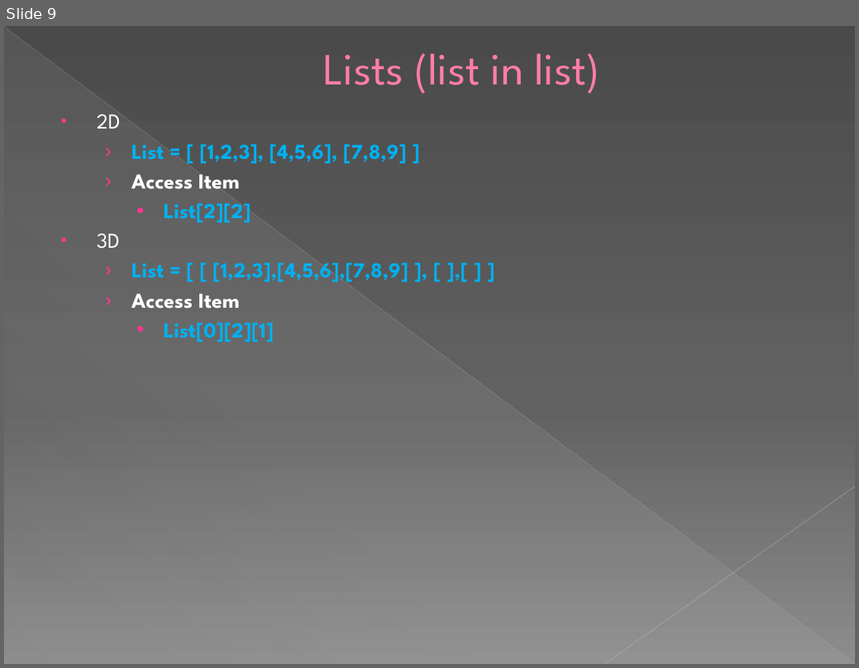
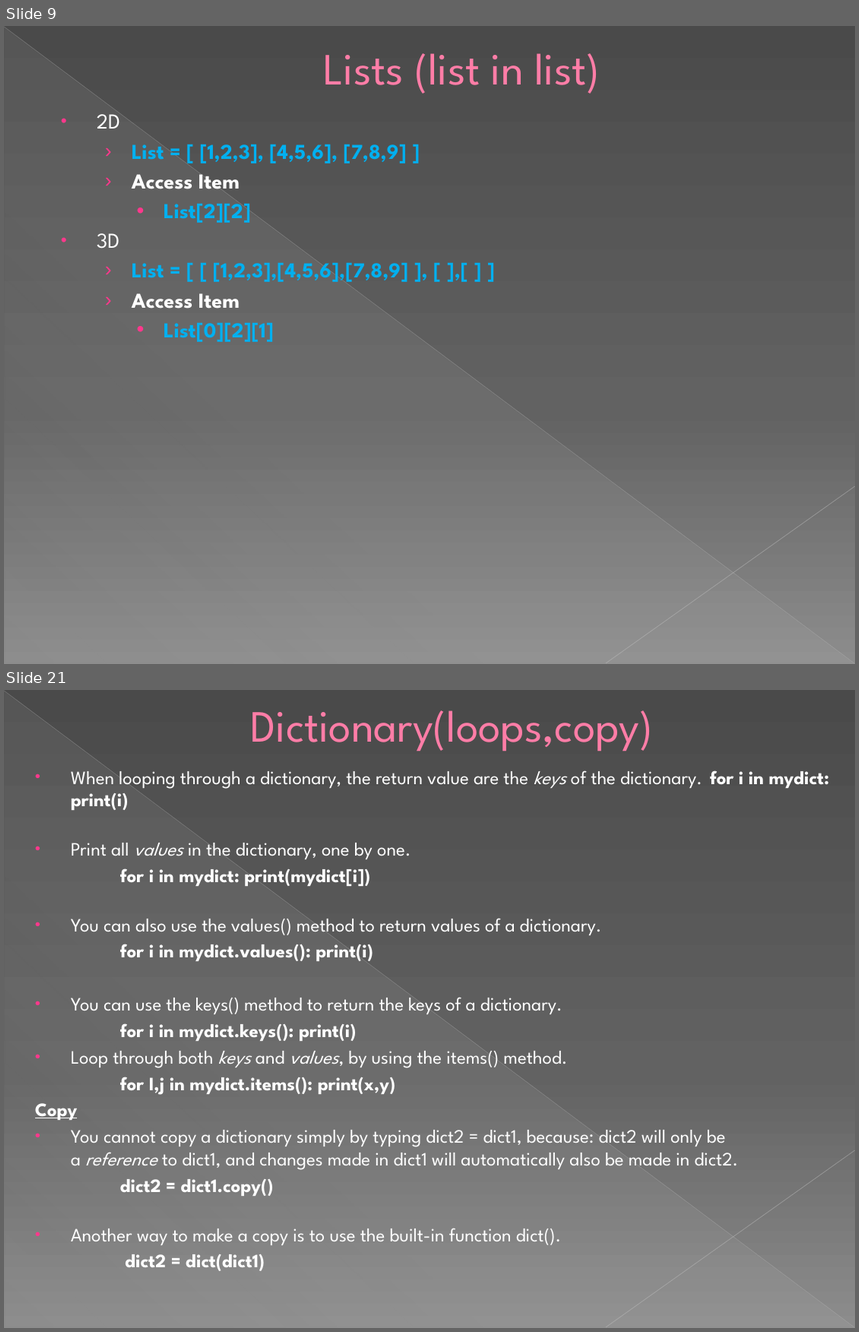
Before and after one commit to AsipiRavi2/pythonforbeginners, a slide deck: module3/Module3.pptx. Shown one above the other, each under a label of ours: slide 9 before the commit, slides 9 and 21 after it; the slides between them are not shown. The pictures are 859x668 and 859x1332 pixels, drawn with LibreOffice and Linux fonts; fonts in the diff are those of the drawing. Boxes give left, top, right and bottom in pixels: in the first picture for what was removed or moved away, otherwise in the second. Text is boxed around its words. In the diff, an @@ line names an element or a change of style, - is before the commit and + after.

```diff
--- a/module3/Module3.pptx
+++ b/module3/Module3.pptx
@@ slide 21 added at <box>4,690,855,1328</box>, background gradient #4A4A4A to #626262 to #8C8C8C; not listed: 3 template elements that a slide beside it also shows @@
@@ title added at <box>251,711,653,752</box>, 37.8 pt, text #FF7DA7 @@
+Dictionary(loops,copy)
@@ text added at <box>35,771,830,1271</box>, 16 pt, text #FFFFFF @@
+• When looping through a dictionary, the return value are the keys of the dictionary. for i in mydict: print(i)
+• Print all values in the dictionary, one by one.
+for i in mydict: print(mydict[i])
+• You can also use the values() method to return values of a dictionary.
+for i in mydict.values(): print(i)
+• You can use the keys() method to return the keys of a dictionary.
+for i in mydict.keys(): print(i)
+• Loop through both keys and values, by using the items() method.
+for I,j in mydict.items(): print(x,y)
+Copy
+• You cannot copy a dictionary simply by typing dict2 = dict1, because: dict2 will only be a reference to dict1, and changes made in dict1 will automatically also be made in dict2.
+dict2 = dict1.copy()
+• Another way to make a copy is to use the built-in function dict().
+dict2 = dict(dict1)
```
Also in this commit, not shown: 4 slides changed, 8 other slides added, 2 other files.
